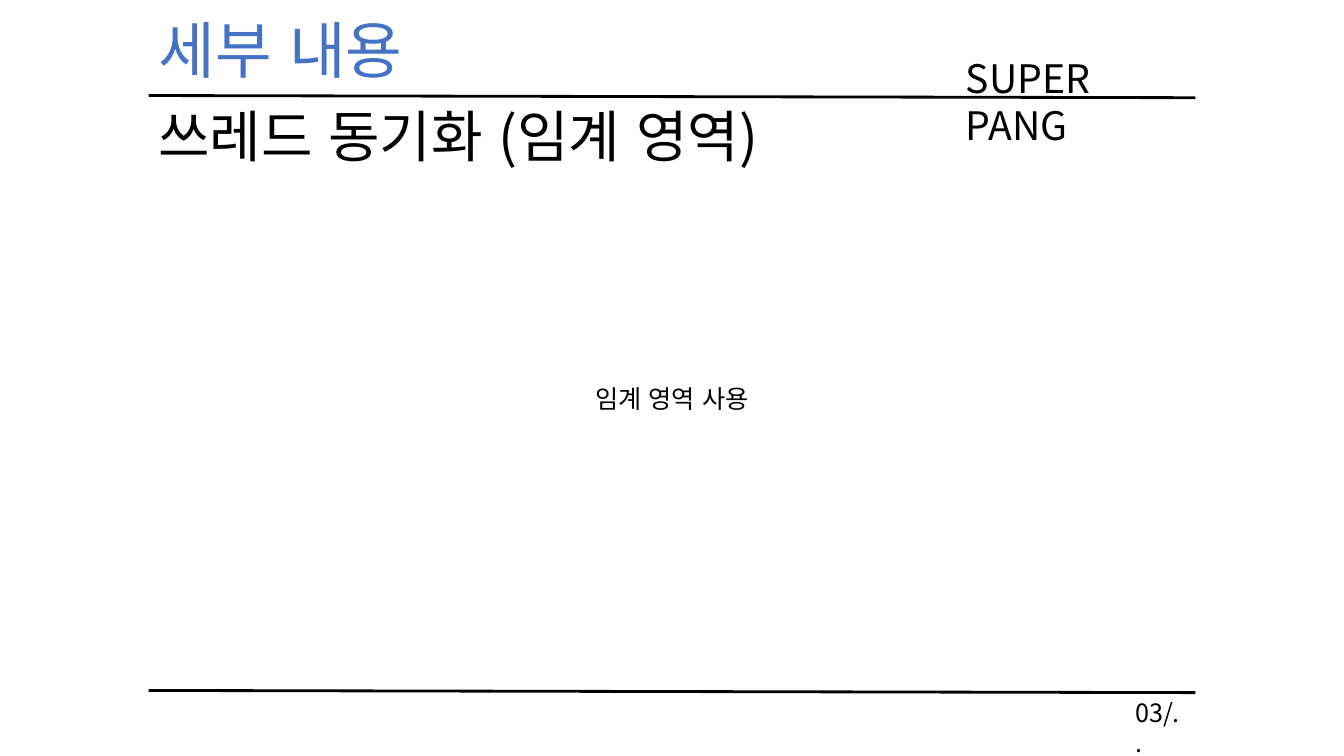
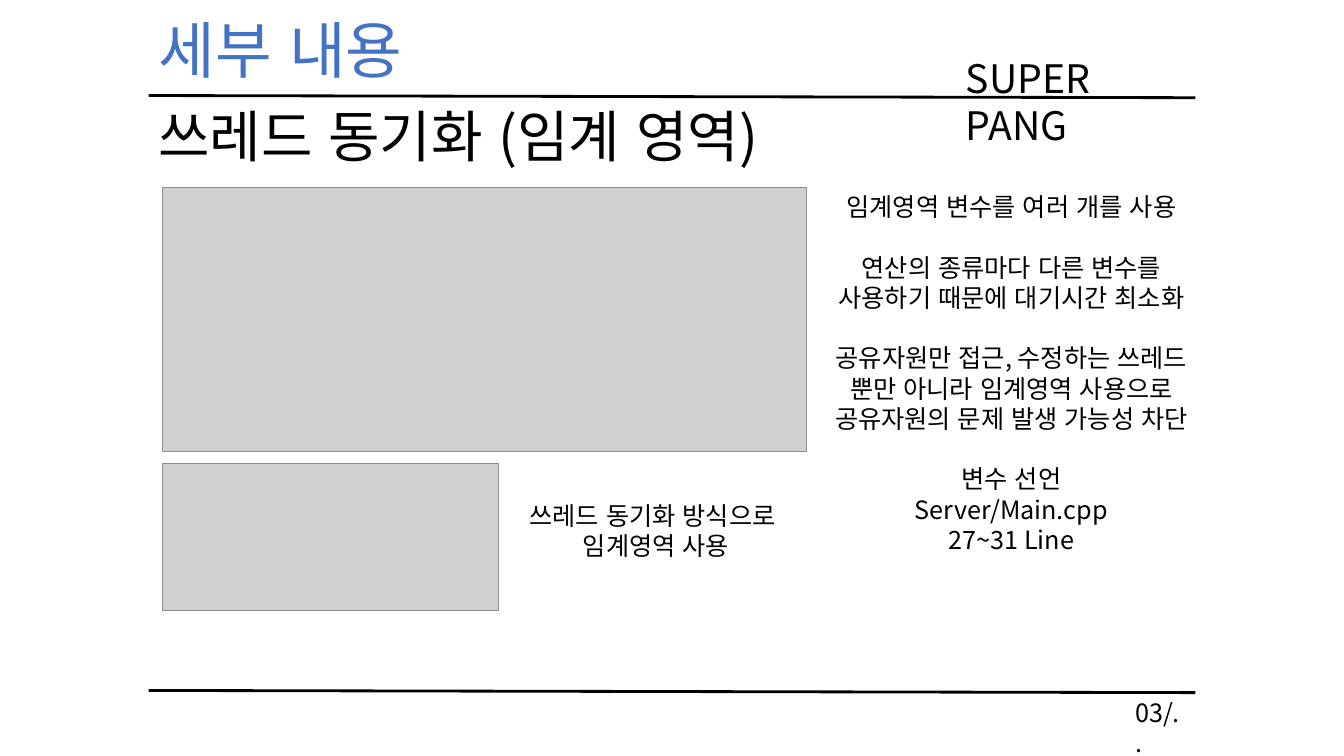
Before and after one commit to KimHaYoon/NetworkGamePrograming, a slide deck: slide 13 of 네트워크 게임 프로그래밍 레포트.pptx (slide 11 before the commit). Drawn at 1344x756 pixels with LibreOffice and Linux fonts; fonts in the diff are those of the drawing; grey boxes stand for pictures. Boxes give left, top, right and bottom in pixels: in the first picture for what was removed or moved away, otherwise in the second. Text is boxed around its words. In the diff, an @@ line names an element or a change of style, - is before the commit and + after.

```diff
--- a/네트워크 게임 프로그래밍 레포트.pptx
+++ b/네트워크 게임 프로그래밍 레포트.pptx
@@ picture added at [162, 188, 807, 451] @@
@@ text added at [835, 195, 1188, 550], 18 pt, text #000000 @@
+임계영역 변수를 여러 개를 사용
+연산의 종류마다 다른 변수를
+사용하기 때문에 대기시간 최소화
+공유자원만 접근, 수정하는 쓰레드
+뿐만 아니라 임계영역 사용으로
+공유자원의 문제 발생 가능성 차단
+변수 선언
+Server/Main.cpp
+27~31 Line
@@ picture added at [162, 464, 498, 610] @@
@@ text at [529, 504, 776, 557]: text changed @@
-임계 영역 사용
+쓰레드 동기화 방식으로
+임계영역 사용
```
Also in this commit, not shown: 5 other slides changed, 2 slides added, 2 other files.
